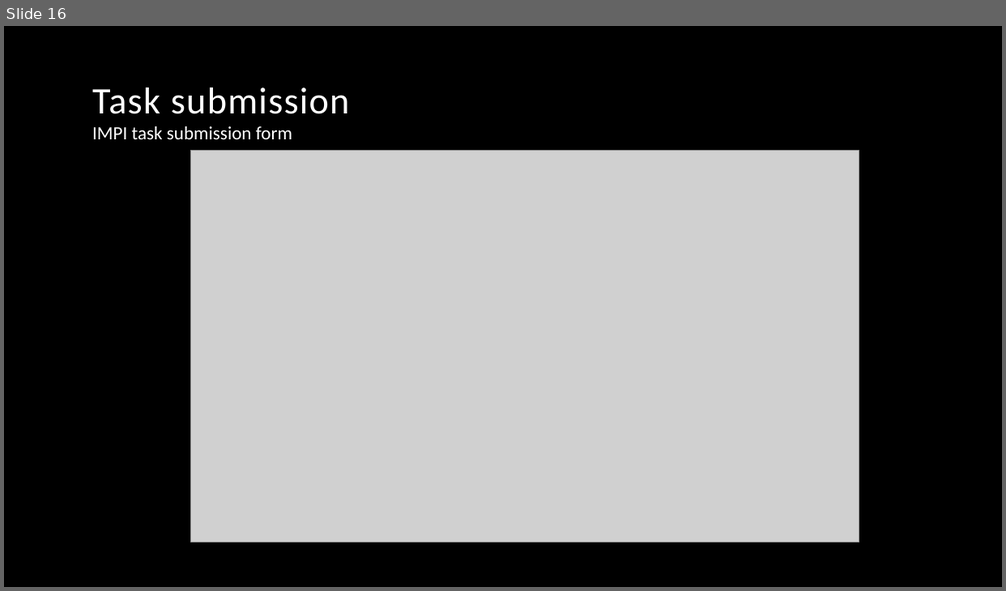
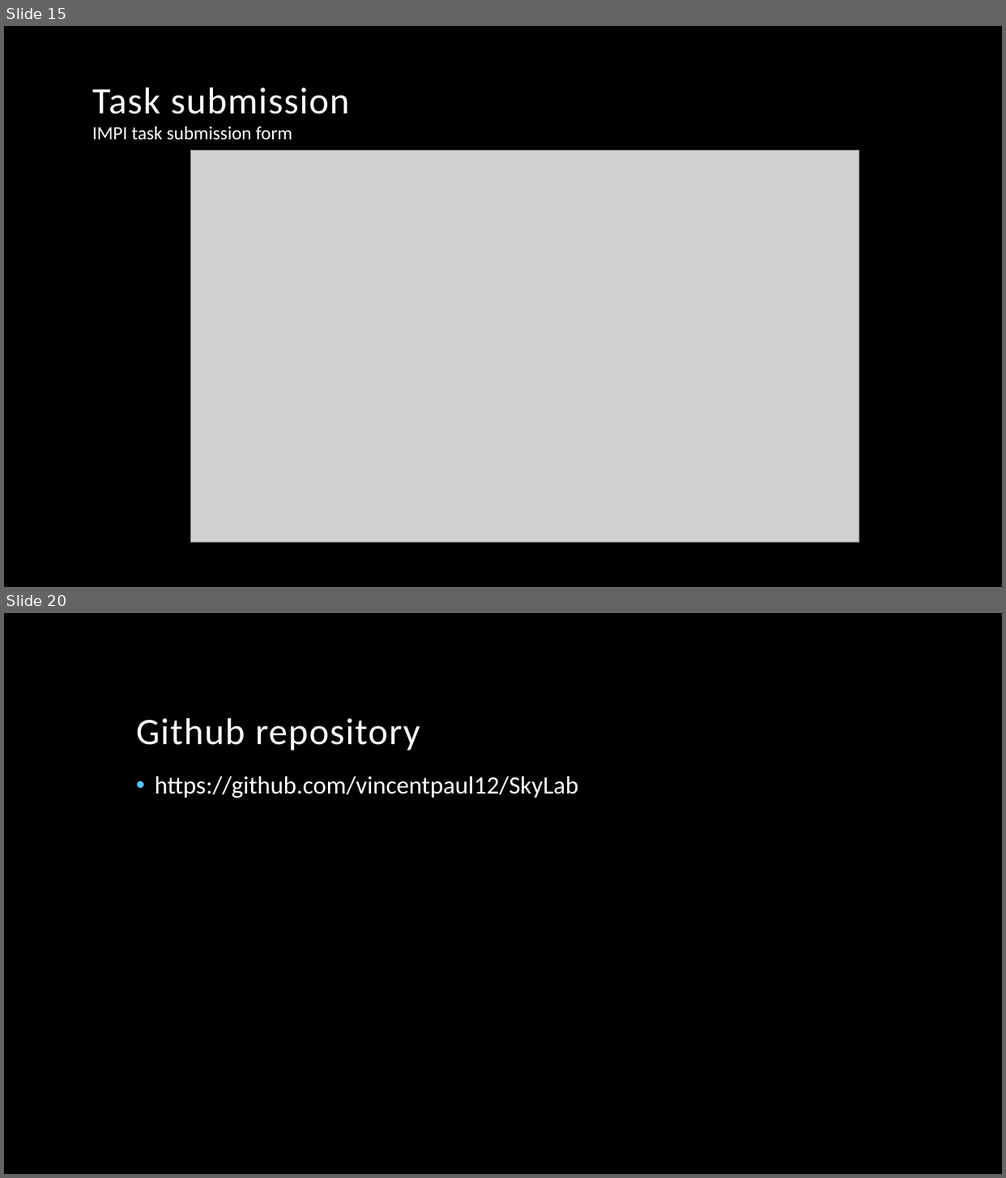
Before and after one commit to vincentpaul12/SkyLab-Files, a slide deck: pcsc_skylab.pptx. Shown one above the other, each under a label of ours: slide 16 before the commit, slides 15 and 20 after it; the slides between them are not shown. The pictures are 1006x591 and 1006x1178 pixels, drawn with LibreOffice and Linux fonts; fonts in the diff are those of the drawing; grey boxes stand for pictures; background and template pictures are left out. Boxes give left, top, right and bottom in pixels: in the first picture for what was removed or moved away, otherwise in the second. Text is boxed around its words. In the diff, an @@ line names an element or a change of style, - is before the commit and + after.

```diff
--- a/pcsc_skylab.pptx
+++ b/pcsc_skylab.pptx
@@ slide 20 added at (x1=4, y1=613, x2=1002, y2=1174), background picture (left out) @@
@@ title added at (x1=136, y1=718, x2=420, y2=751), 36 pt, text #FFFFFF @@
+Github repository
@@ text added at (x1=155, y1=776, x2=578, y2=798), 24 pt, text #FFFFFF @@
+• https://github.com/vincentpaul12/SkyLab
@@ what was slide 16 is now slide 15 @@
```
Also in this commit, not shown: 8 slides changed, 6 other slides added, 4 slides removed.
